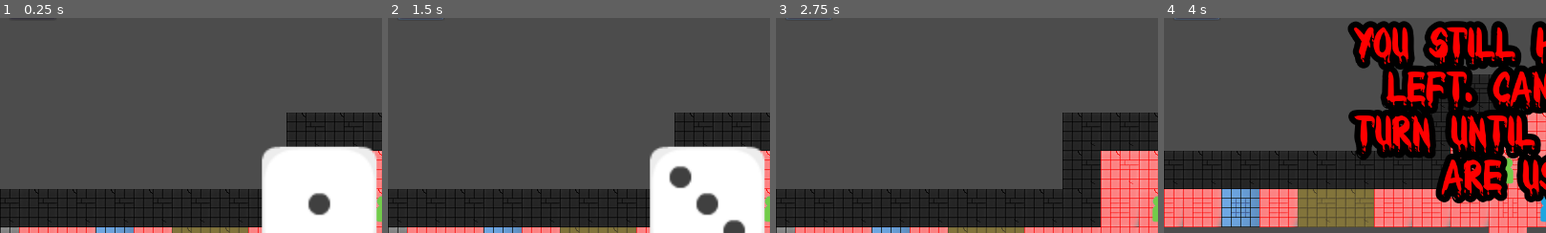
Above: before the commit, frames 1-4 (left to right).
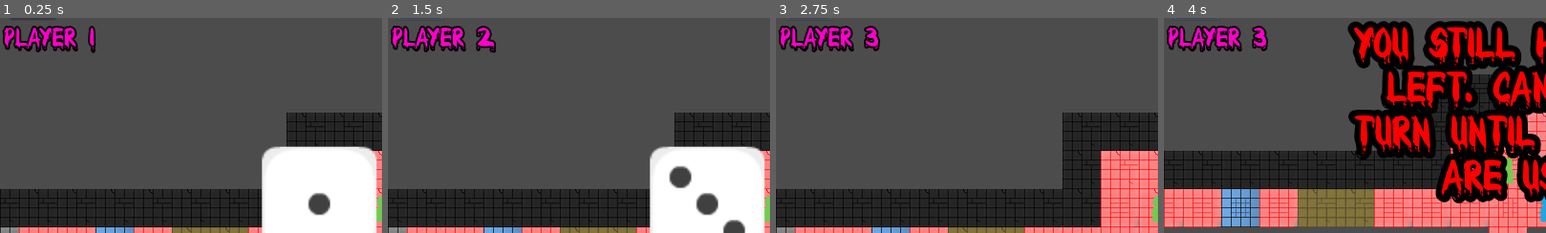
Above: after the commit, the same moments.

Repository: 44351-w22/protech-adaptation-game-sounds-good-studios
Game: Godot game, scene res://World.tscn
Same seed, same stepped clock (60 frames per second), same inputs: the game is played once before the commit and once after it.
Inputs:
- Up to frame 1 (0.25 s): no input
- Up to frame 2 (1.5 s): click "ROLL" at 0.5 s; click "End Turn" at 1.25 s
- Up to frame 3 (2.75 s): tap Enter at 2 s; hold Right (ui_right) from 2.03 s (still down)
- Up to frame 4 (4 s): release Right (ui_right) at 2.78 s; hold Down (ui_down) 2.78-3.53 s; tap Space at 3.5 s; hold Right (ui_right) from 3.53 s (still down)
The pictures show only the part of the screen within x 0-50%, y 6-56%; the shares and areas given below are measured in that part.

The runs differ from the first frame. In frame 1, 2.1% of the frame differs, in the area x 0-25%, y 3-17%; in frame 2, 2.3%, in the area x 0-29%, y 3-16%; in frame 3, 2.2%; in frame 4, 2.2%.

Commit message:
cleaned up ui

Diff:
--- a/FindTheKey_Minigame1/Countdown.tscn
+++ b/FindTheKey_Minigame1/Countdown.tscn
@@ -115,20 +115,28 @@
 
 [node name="Victory" type="Label" parent="."]
 visible = false
-margin_left = 411.0
-margin_top = 274.0
-margin_right = 824.0
-margin_bottom = 384.0
+anchor_left = 0.5
+anchor_top = 0.5
+anchor_right = 0.5
+anchor_bottom = 0.5
+margin_left = -206.5
+margin_top = -55.0
+margin_right = 206.5
+margin_bottom = 55.0
 custom_colors/font_color = Color( 1, 0, 0, 1 )
 custom_fonts/font = SubResource( 4 )
 text = "YOU WIN!!!"
 
 [node name="Defeat" type="Label" parent="."]
 visible = false
-margin_left = 411.0
-margin_top = 274.0
-margin_right = 824.0
-margin_bottom = 384.0
+anchor_left = 0.5
+anchor_top = 0.5
+anchor_right = 0.5
+anchor_bottom = 0.5
+margin_left = -236.5
+margin_top = -55.0
+margin_right = 236.5
+margin_bottom = 55.0
 custom_colors/font_color = Color( 1, 0, 0, 1 )
 custom_fonts/font = SubResource( 4 )
 text = "YOU LOSE!!!"
--- a/World.gd
+++ b/World.gd
@@ -17,6 +17,7 @@
 onready var music = $SoundEffects/Music
 onready var laugh = $SoundEffects/Laugh
 onready var cheer = $SoundEffects/Cheer
+onready var playerLabel = $CanvasLayer/CurrentPlayer
 var rng = RandomNumberGenerator.new()
 var map = 0
 var hidden = false
@@ -85,6 +86,16 @@
 	else:
 		currentPlayer.totalMapsFound == 0
 		$CanvasLayer/MapsFound.text = "Maps Found: 0"
+
+	#Update Player Label
+	if currentPlayer == p1:
+		playerLabel.text = "Player 1"
+	elif currentPlayer == p2:
+		playerLabel.text = "Player 2"
+	elif currentPlayer == p3:
+		playerLabel.text = "Player 3"
+	elif currentPlayer == p4:
+		playerLabel.text = "Player 4"
 
 	#Check for minigame completed
 	if hidden == true:
@@ -267,6 +278,7 @@
 	$CanvasLayer/MapsFound.hide()
 	$CanvasLayer/KeyFound.hide()
 	$CanvasLayer/MovesLeft.hide()
+	playerLabel.hide()
 	$OutSideTileMap.hide()
 	music.stop()
 
@@ -283,6 +295,7 @@
 	$CanvasLayer/EndTurn.show()
 	$CanvasLayer/MapsFound.show()
 	$CanvasLayer/MovesLeft.show()
+	playerLabel.show()
 	$OutSideTileMap.show()
 	music.play()
 	Global.timer_end = false
--- a/World.tscn
+++ b/World.tscn
@@ -517,7 +517,7 @@
 tile_set = SubResource( 1 )
 collision_layer = 0
 collision_mask = 0
-tile_data = PoolIntArray( -720880, 0, 0, -655344, 0, 0, -589807, 0, 0, -524271, 0, 0, -131065, 5, 0, -131064, 5, 0, -131063, 5, …(11412 unchanged characters)…
+tile_data = PoolIntArray( -131065, 5, 0, -131064, 5, 0, -131063, 5, …(11412 unchanged characters)…
 
 [node name="Doors" parent="." instance=ExtResource( 2 )]
 tile_set = SubResource( 32 )
@@ -664,6 +664,18 @@
 "_edit_use_anchors_": false
 }
 
+[node name="CurrentPlayer" type="Label" parent="CanvasLayer"]
+margin_left = 7.0
+margin_top = 55.0
+margin_right = 273.0
+margin_bottom = 100.0
+custom_colors/font_color = Color( 1, 0, 0.796078, 1 )
+custom_fonts/font = SubResource( 43 )
+text = "Player 1"
+__meta__ = {
+"_edit_use_anchors_": false
+}
+
 [node name="OutSideTileMap" parent="." instance=ExtResource( 7 )]
 tile_set = SubResource( 7 )
 tile_data = PoolIntArray( -65529, 0, 0, -65528, 0, 0, -65527, 0, 0, -65526, 0, 0, -65525, 0, 0, 7, 0, 0, 11, 0, 0, 1310 …(1545 unchanged characters)…
